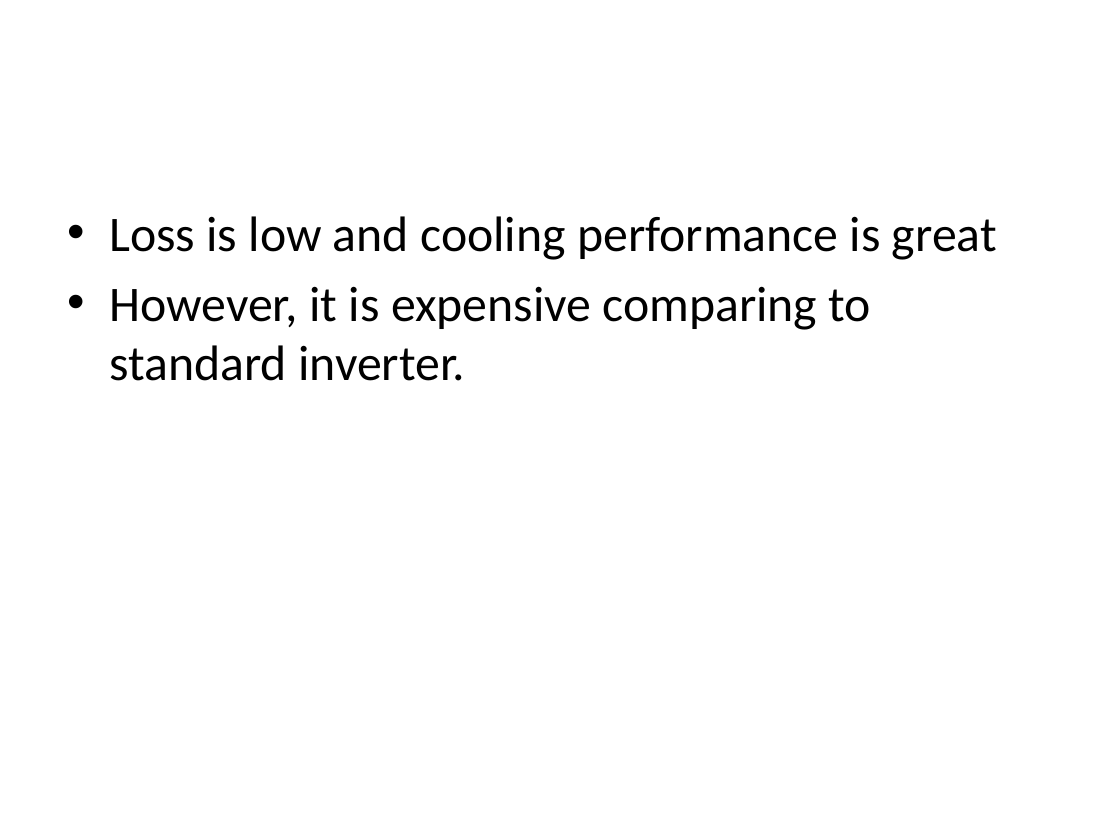
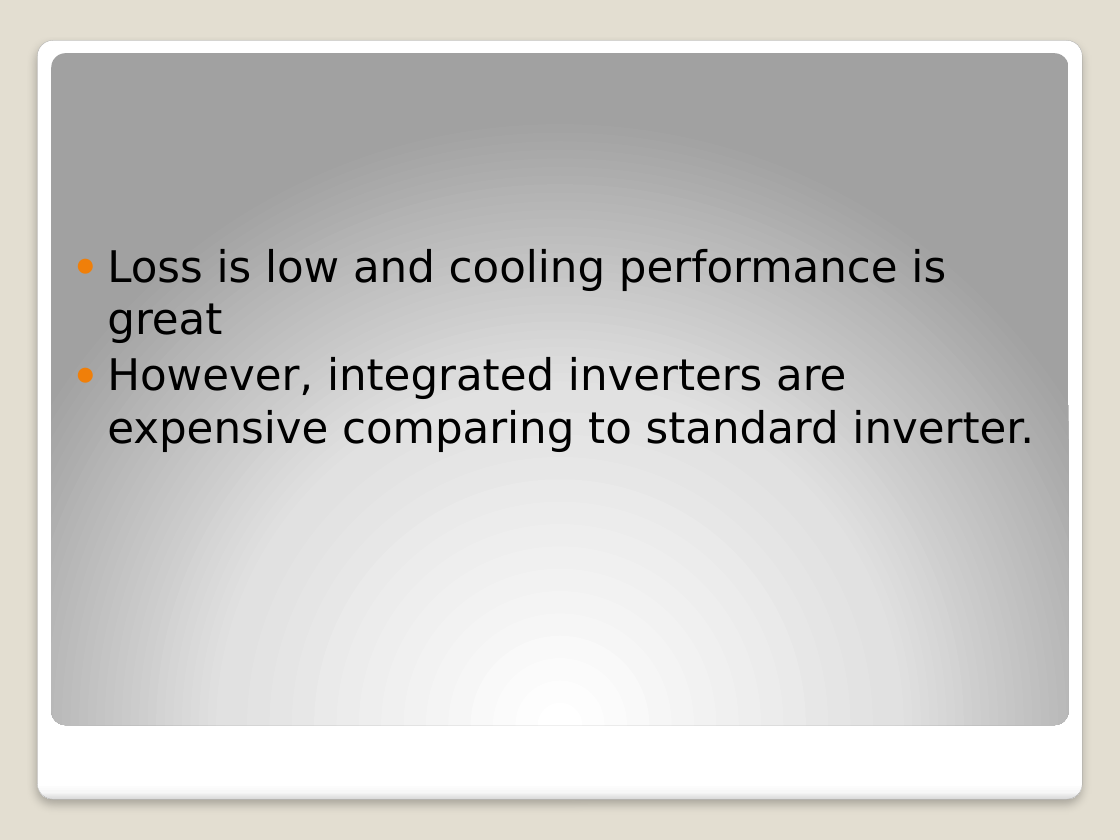
Before and after one commit to MehmetEralpKose/Star, a slide deck: slide 23 of 50 kW Integrated Fault toerant Permanent Magnet Machine.pptx (slide 22 before the commit). Drawn at 1120x840 pixels with LibreOffice and Linux fonts; fonts in the diff are those of the drawing. Boxes give left, top, right and bottom in pixels: in the first picture for what was removed or moved away, otherwise in the second. Text is boxed around its words. In the diff, an @@ line names an element or a change of style, - is before the commit and + after.

```diff
--- a/50 kW Integrated Fault toerant Permanent Magnet Machine.pptx
+++ b/50 kW Integrated Fault toerant Permanent Magnet Machine.pptx
@@ background #FFFFFF to #E3DED1 @@
@@ rounded rectangle added at (x1=37, y1=40, x2=1082, y2=800), fill gradient #FFFFFF to #F7F7F7 to #DADADA, outline #A4A4A4 0.16 pt @@
@@ rounded rectangle added at (x1=52, y1=53, x2=1068, y2=725), fill gradient #FFFFFF to #E1E1E1 to #A2A2A2 @@
@@ text "Loss is low and cooling ..." moved from (x1=109, y1=216, x2=997, y2=381) to (x1=107, y1=249, x2=1034, y2=452) @@
@@ text at (x1=107, y1=249, x2=946, y2=343): size 32 to 28 pt, font Calibri to DejaVu Sans in "Loss is low and cooling performance is ..."; bullet • to ●; less space between paragraphs @@
@@ text at (x1=107, y1=357, x2=1034, y2=452): text changed; size 32 to 28 pt; font Calibri to DejaVu Sans @@
-• However, it is expensive comparing to standard inverter.
+● However, integrated inverters are expensive comparing to standard inverter.
```
Also in this commit, not shown: 22 other slides changed, 6 slides added, 9 other files.
